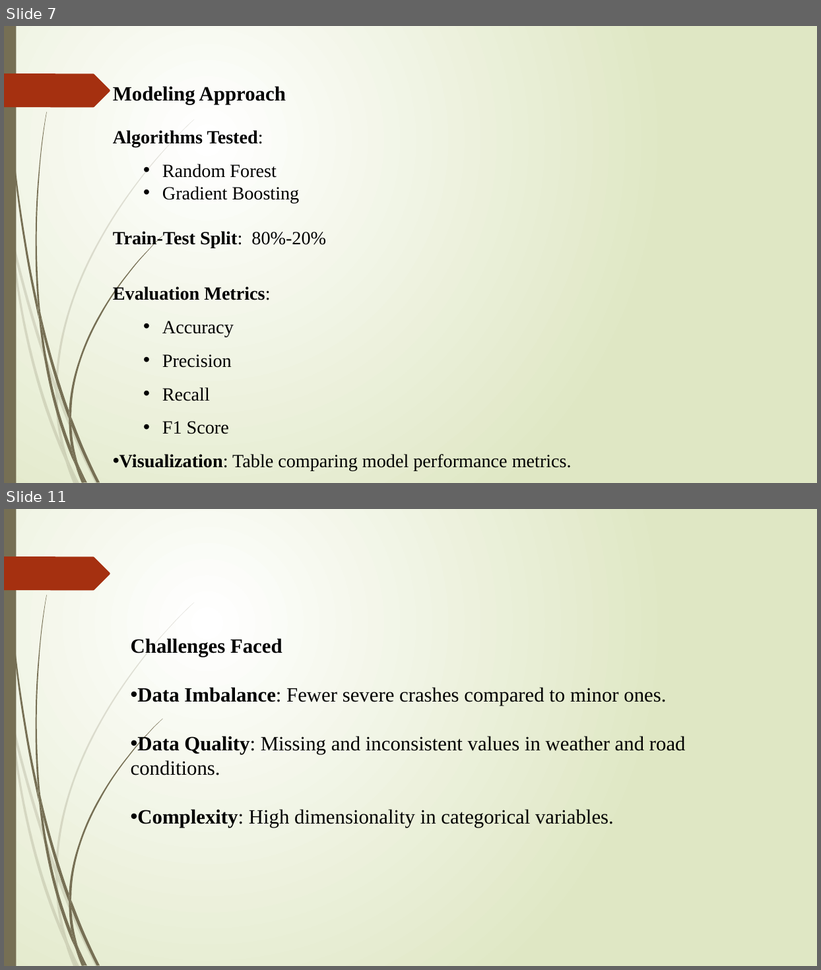
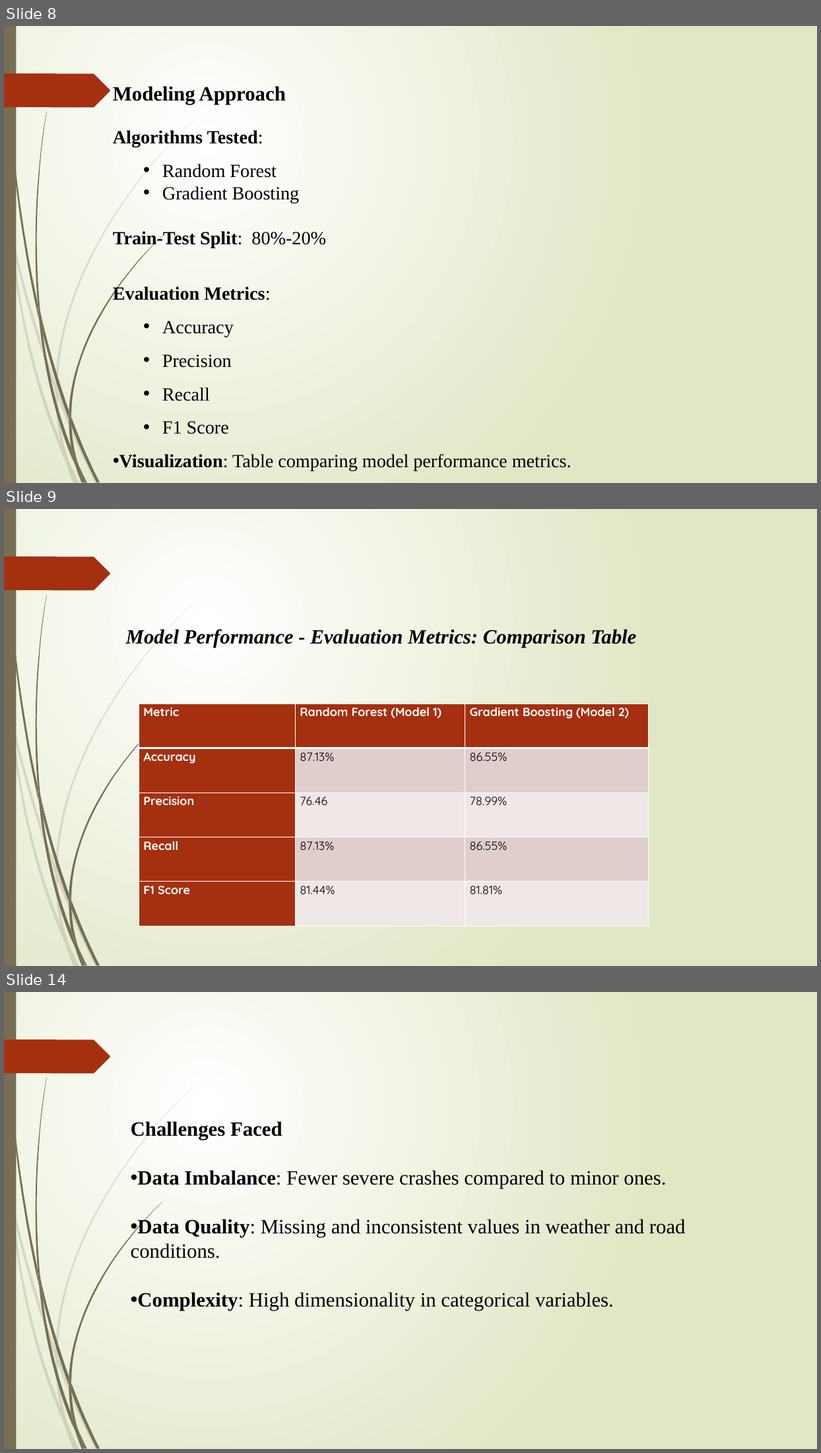
Before and after one commit to Angela-Mercy/Capstone-Two---Final-Presentation, a slide deck: Predicting Traffic Crashes in Chicago.pptx. Shown one above the other, each under a label of ours: slides 7 and 11 before the commit, slides 8, 9 and 14 after it; the slides between them are not shown. The pictures are 821x970 and 821x1453 pixels, drawn with LibreOffice and Linux fonts; fonts in the diff are those of the drawing. Boxes give left, top, right and bottom in pixels: in the first picture for what was removed or moved away, otherwise in the second. Text is boxed around its words. In the diff, an @@ line names an element or a change of style, - is before the commit and + after.

```diff
--- a/Predicting Traffic Crashes in Chicago.pptx
+++ b/Predicting Traffic Crashes in Chicago.pptx
@@ slide 9 added at <box>4,509,817,966</box>, background gradient #FFFFFF to #DFE8C4; not listed: 24 template elements that a slide beside it also shows @@
@@ text added at <box>126,629,636,648</box>, 24 pt, text #000000, bold, italic @@
+Model Performance - Evaluation Metrics: Comparison Table
@@ table added at <box>139,704,648,927</box>, 5 rows, 3 columns @@
+Metric | Random Forest (Model 1) | Gradient Boosting (Model 2)
+Accuracy | 87.13% | 86.55%
+Precision | 76.46 | 78.99%
+Recall | 87.13% | 86.55%
+F1 Score | 81.44% | 81.81%
@@ what was slide 7 is now slide 8 @@
@@ what was slide 11 is now slide 14 @@
```
Also in this commit, not shown: 2 slides changed, 5 other slides added, 4 slides removed.
